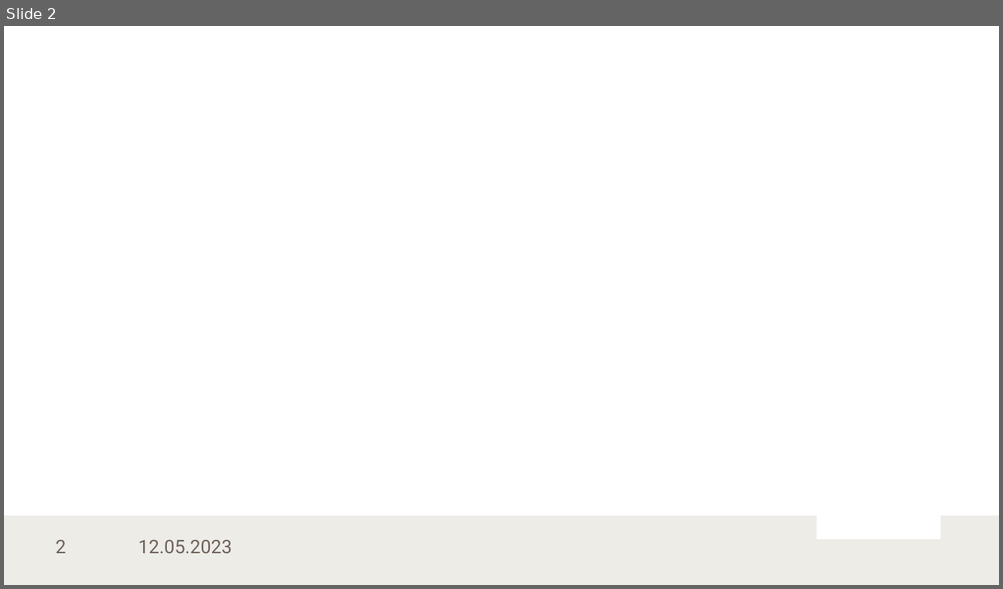
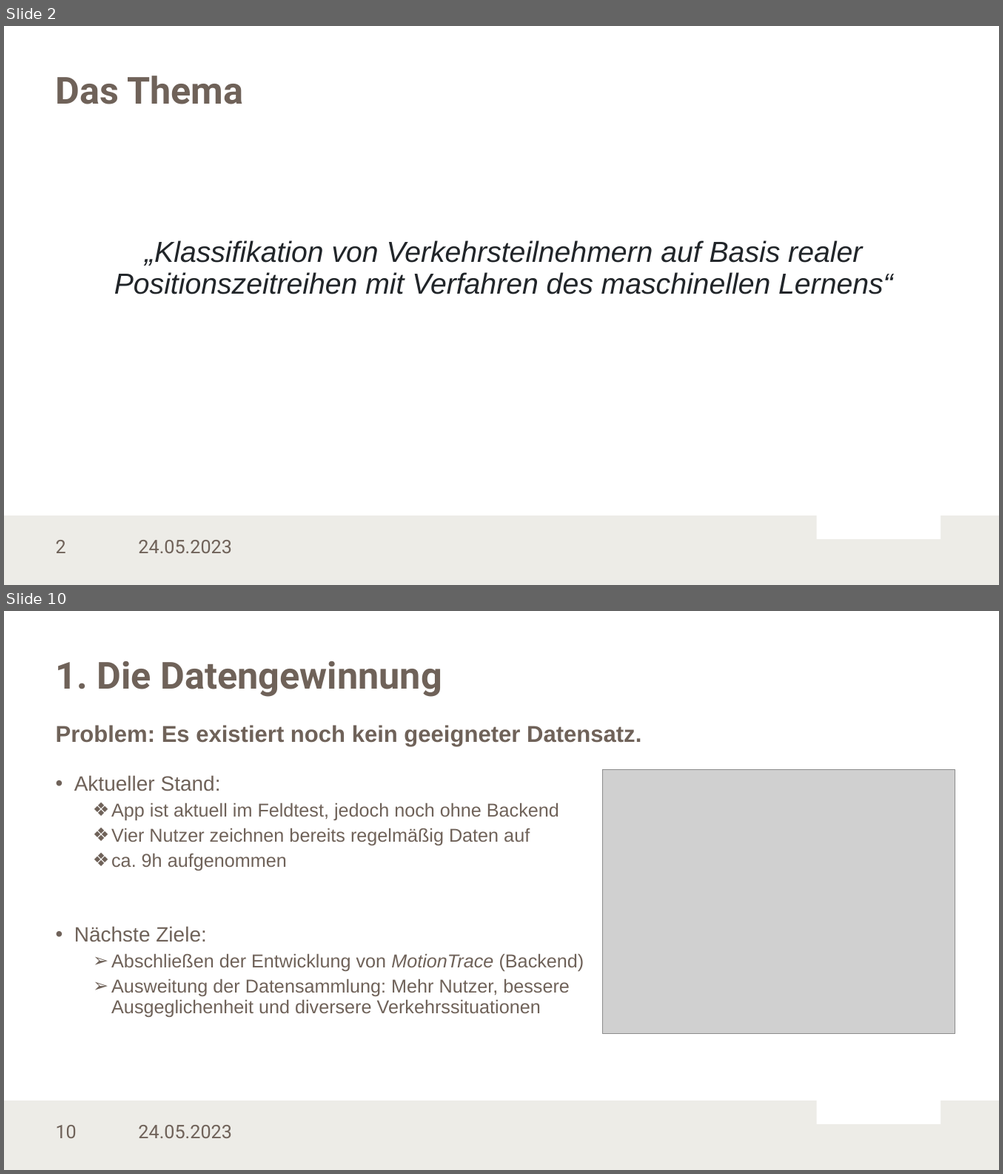
Before and after one commit to LennartKoepper/Bachelor-Thesis, a slide deck: Seminar/Bachelorseminar_25-04-2023.pptx. Shown one above the other, each under a label of ours: slide 2 before the commit, slides 2 and 10 after it; the slides between them are not shown. The pictures are 1003x589 and 1003x1174 pixels, drawn with LibreOffice and Linux fonts; fonts in the diff are those of the drawing; grey boxes stand for pictures; background and template pictures are left out. Boxes give left, top, right and bottom in pixels: in the first picture for what was removed or moved away, otherwise in the second. Text is boxed around its words. In the diff, an @@ line names an element or a change of style, - is before the commit and + after.

```diff
--- a/Seminar/Bachelorseminar_25-04-2023.pptx
+++ b/Seminar/Bachelorseminar_25-04-2023.pptx
@@ slide 10 added at (x1=4, y1=611, x2=999, y2=1170), background #FFFFFF; not listed: 3 template elements that a slide beside it also shows @@
@@ title added at (x1=56, y1=661, x2=442, y2=697), 36 pt, text #6F6259, bold @@
+1. Die Datengewinnung
@@ text added at (x1=56, y1=725, x2=641, y2=746), 22.2 pt, text #6F6259, bold @@
+Problem: Es existiert noch kein geeigneter Datensatz.
@@ text added at (x1=74, y1=775, x2=559, y2=871), 18 pt, text #6F6259 @@
+• Aktueller Stand:
+  ❖ App ist aktuell im Feldtest, jedoch noch ohne Backend
+  ❖ Vier Nutzer zeichnen bereits regelmäßig Daten auf
+  ❖ ca. 9h aufgenommen
@@ picture added at (x1=603, y1=770, x2=955, y2=1034) @@
@@ text added at (x1=74, y1=926, x2=584, y2=1017), 18 pt, text #6F6259 @@
+• Nächste Ziele:
+  ➢ Abschließen der Entwicklung von MotionTrace (Backend)
+  ➢ Ausweitung der Datensammlung: Mehr Nutzer, bessere Ausgeglichenheit und diversere Verkehrssituationen
@@ text added at (x1=138, y1=1125, x2=232, y2=1139), 18 pt, text #6F6259 @@
+24.05.2023
@@ slide 2 changed as well @@
@@ title added at (x1=56, y1=76, x2=243, y2=104), 36 pt, text #6F6259, bold @@
+Das Thema
@@ text added at (x1=114, y1=241, x2=893, y2=295), 28 pt, text #212529, italic @@
+„Klassifikation von Verkehrsteilnehmern auf Basis realer Positionszeitreihen mit Verfahren des maschinellen Lernens“
@@ text at (x1=138, y1=540, x2=232, y2=554): text changed @@
-12.05.2023
+24.05.2023
```
Also in this commit, not shown: 1 other slide changed, 18 other slides added, 2 other files.
